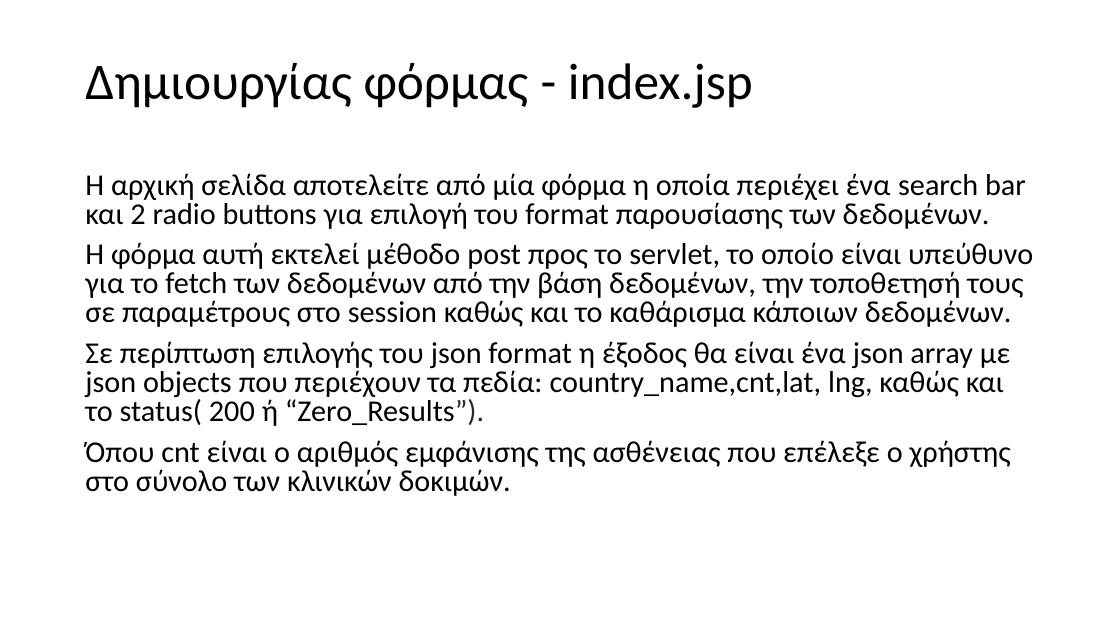
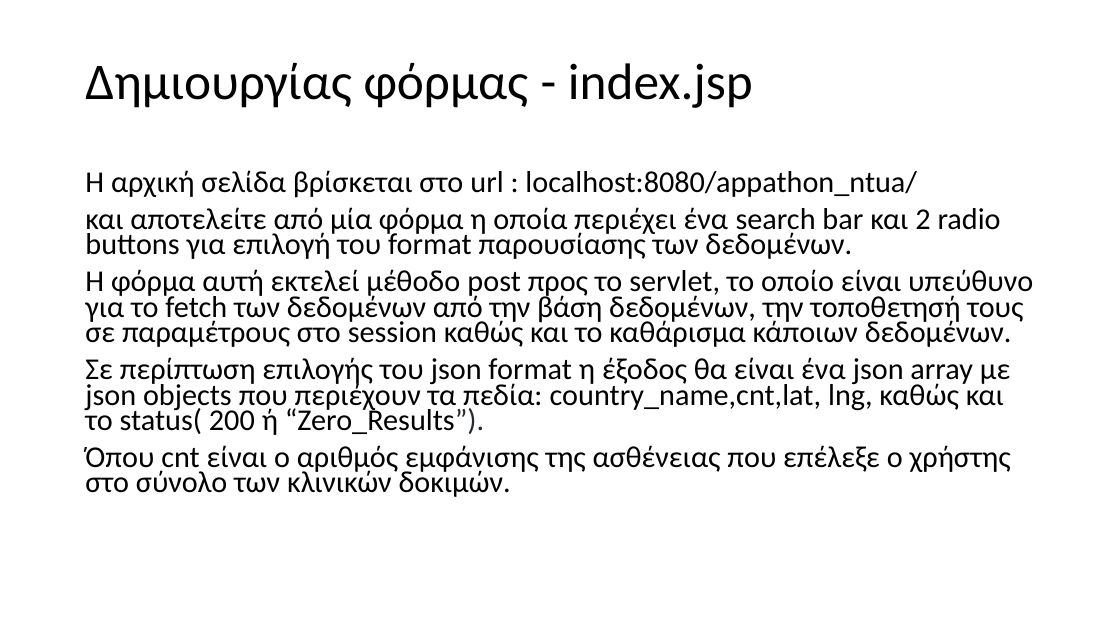
Before and after one commit to el17408/appathon-project, a slide deck: slide 4 of documentation/IaA_Project_Ρούσσης_Δημήτριος_el17408.pptx. Drawn at 1120x630 pixels with LibreOffice and Linux fonts; fonts in the diff are those of the drawing. Boxes give left, top, right and bottom in pixels: in the first picture for what was removed or moved away, otherwise in the second. Text is boxed around its words. In the diff, an @@ line names an element or a change of style, - is before the commit and + after.

```diff
--- a/documentation/IaA_Project_Ρούσσης_Δημήτριος_el17408.pptx
+++ b/documentation/IaA_Project_Ρούσσης_Δημήτριος_el17408.pptx
@@ text at bbox=[85, 170, 1001, 259]: text changed @@
-Η αρχική σελίδα αποτελείτε από μία φόρμα η οποία περιέχει ένα search bar και 2 radio buttons για επιλογή του format παρουσίασης των δεδομένων.
+Η αρχική σελίδα βρίσκεται στο url : localhost:8080/appathon_ntua/
+και αποτελείτε από μία φόρμα η οποία περιέχει ένα search bar και 2 radio buttons για επιλογή του format παρουσίασης των δεδομένων.
@@ text at bbox=[85, 269, 1033, 497]: line spacing 0.8 to 0.7 @@
```
Also in this commit, not shown: 2 other files.
